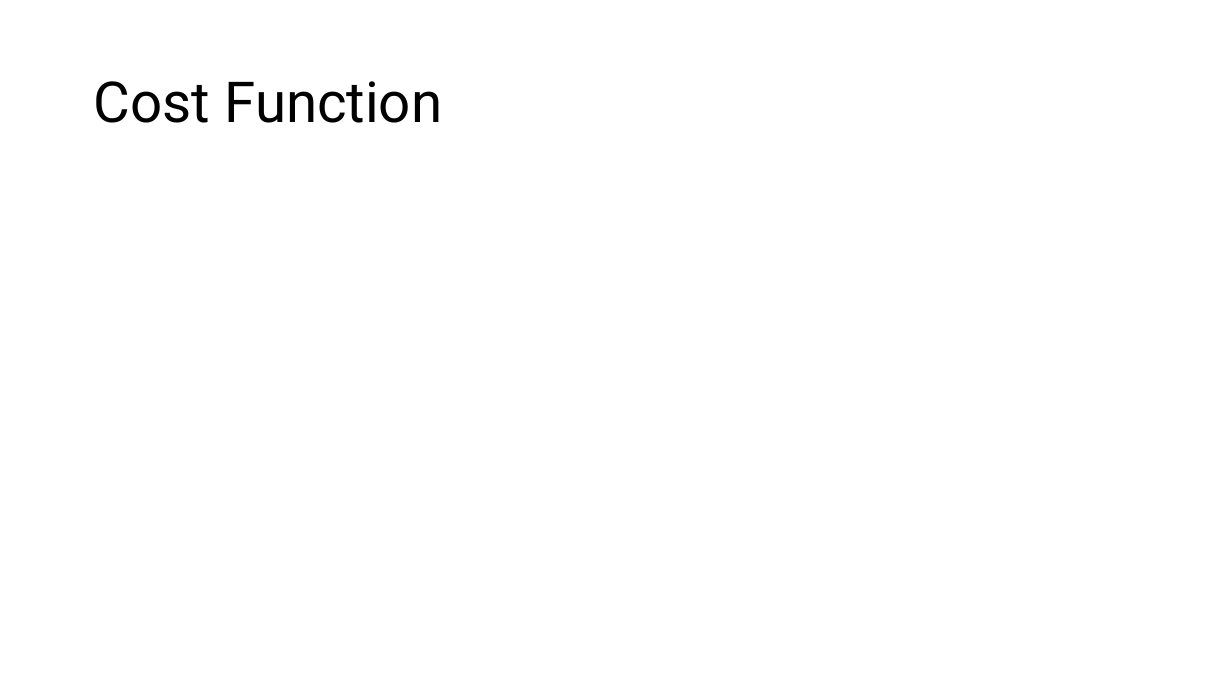
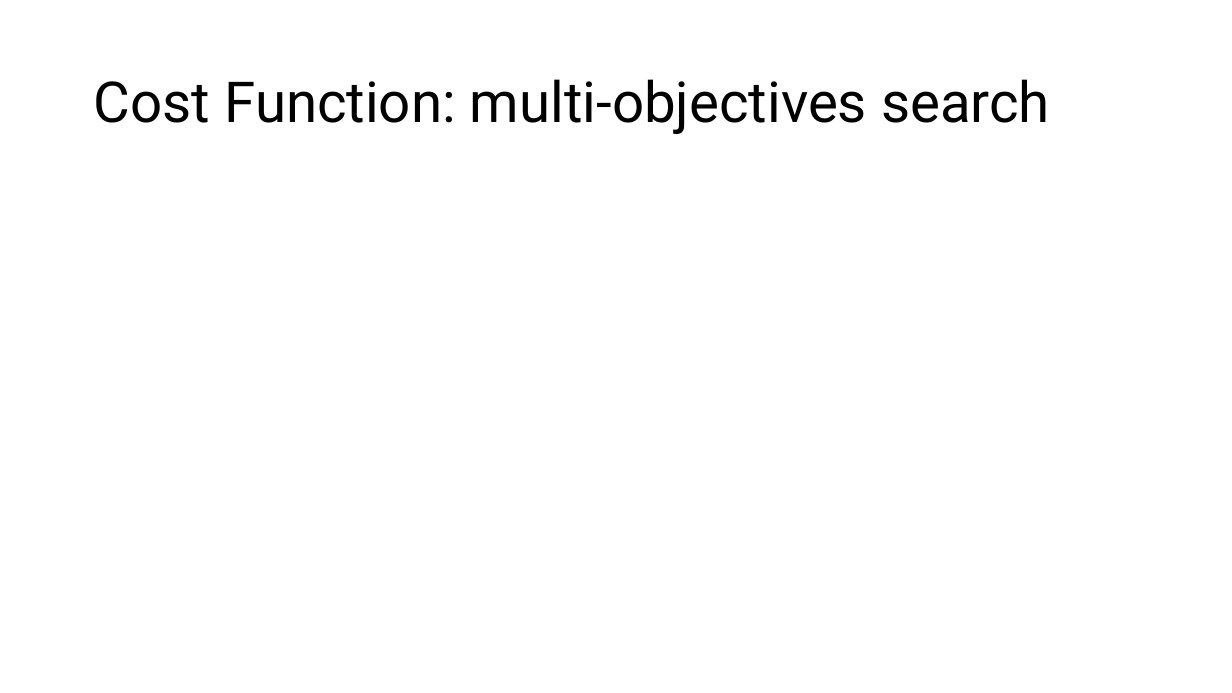
Before and after one commit to GXG-CS/on_device_learning, a slide deck: slide 13 of micro-network-project.pptx. Drawn at 1232x693 pixels with LibreOffice and Linux fonts; fonts in the diff are those of the drawing; grey boxes stand for pictures. Boxes give left, top, right and bottom in pixels: in the first picture for what was removed or moved away, otherwise in the second. Text is boxed around its words. In the diff, an @@ line names an element or a change of style, - is before the commit and + after.

Commit message:
cost function insights

```diff
--- a/micro-network-project.pptx
+++ b/micro-network-project.pptx
@@ title at box(94, 79, 1050, 134): text changed @@
-Cost Function
+Cost Function: multi-objectives search
```
Also in this commit, not shown: 2 other slides changed, 1 slide added.
